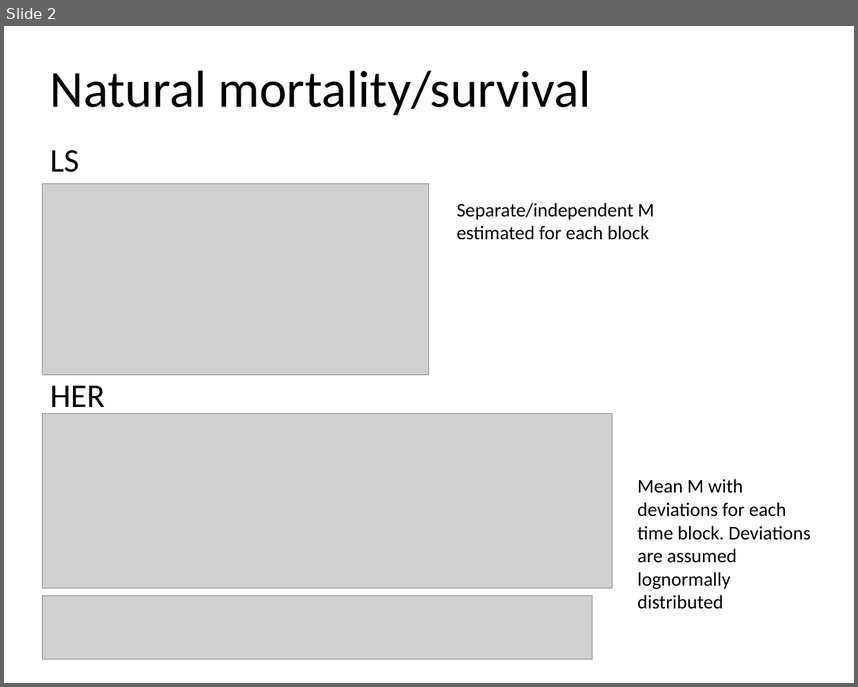
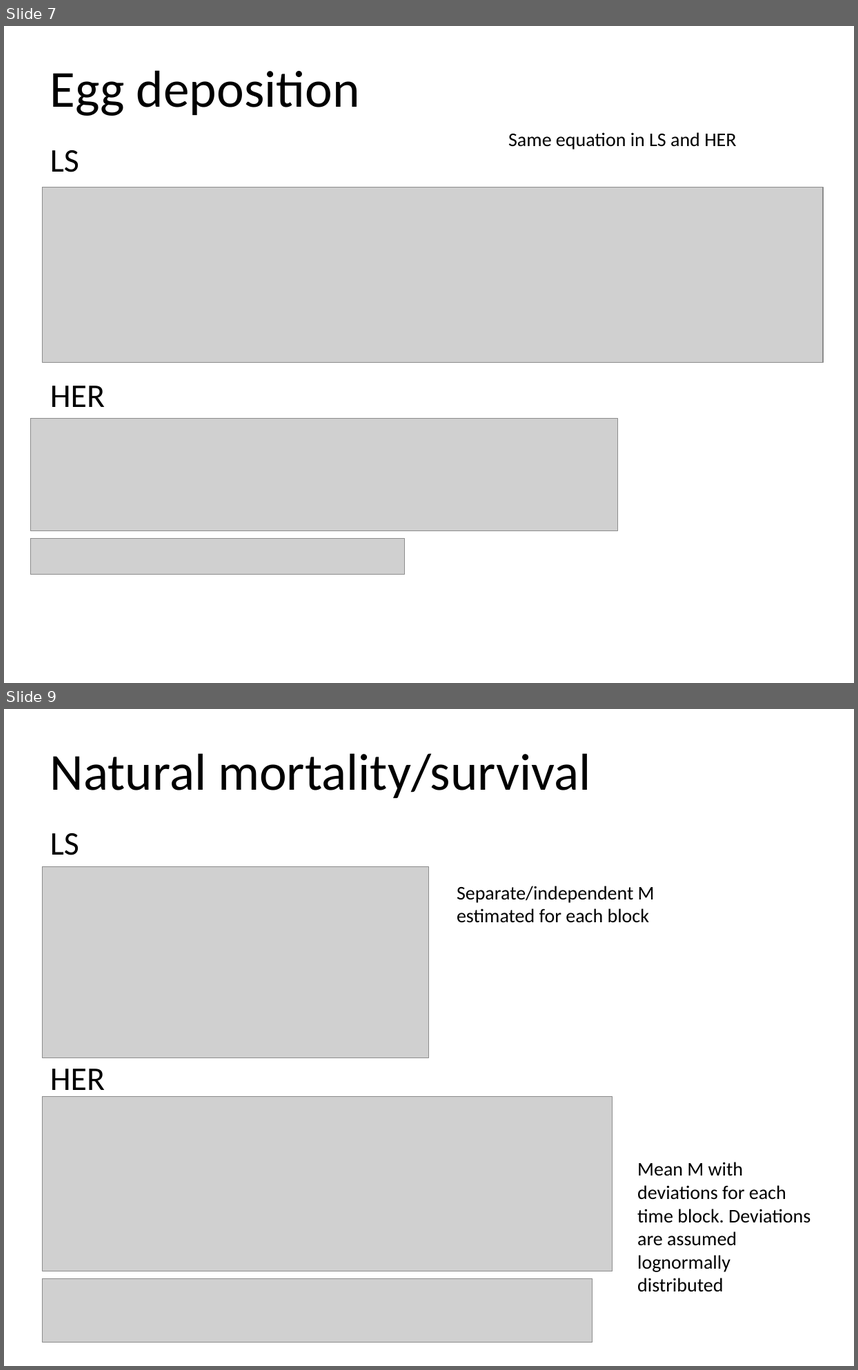
Before and after one commit to commfish/AlaskaHerring, a slide deck: technical_docs/popdy_her_ls.pptx. Shown one above the other, each under a label of ours: slide 2 before the commit, slides 7 and 9 after it; the slides between them are not shown. The pictures are 858x687 and 858x1370 pixels, drawn with LibreOffice and Linux fonts; fonts in the diff are those of the drawing; grey boxes stand for pictures. Boxes give left, top, right and bottom in pixels: in the first picture for what was removed or moved away, otherwise in the second. Text is boxed around its words. In the diff, an @@ line names an element or a change of style, - is before the commit and + after.

```diff
--- a/technical_docs/popdy_her_ls.pptx
+++ b/technical_docs/popdy_her_ls.pptx
@@ slide 7 added at [4,26,854,683], background #FFFFFF @@
@@ title added at [50,70,360,116], 48.4 pt, text #000000 @@
+Egg deposition
@@ text added at [508,132,736,150], 18 pt, text #000000 @@
+Same equation in LS and HER
@@ text added at [50,150,79,172], 30.8 pt, text #000000 @@
+LS
@@ picture added at [43,187,823,363] @@
@@ text added at [50,385,105,407], 30.8 pt, text #000000 @@
+HER
@@ picture added at [30,418,617,530] @@
@@ picture added at [30,539,404,574] @@
@@ what was slide 2 is now slide 9 @@
```
Also in this commit, not shown: 1 slide changed, 6 other slides added, 1 slide removed, 7 other files.
